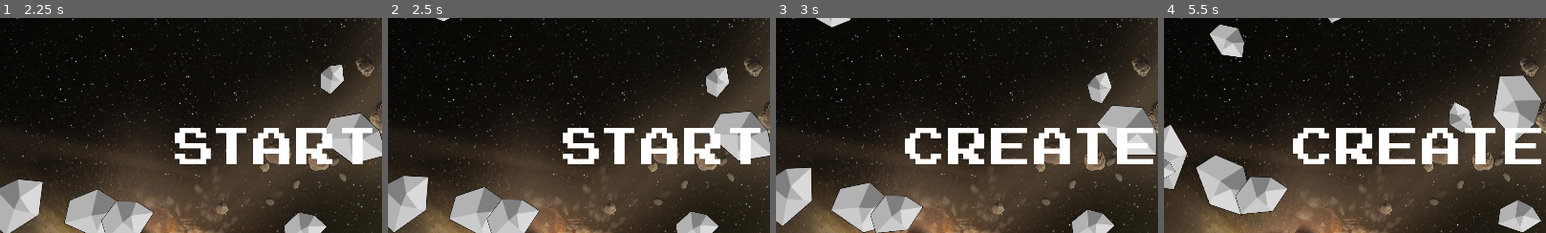
Above: before the commit, frames 1-4 (left to right).
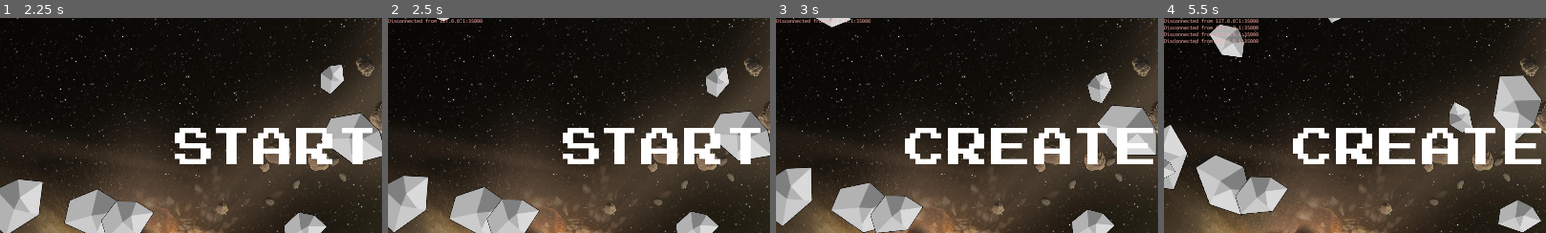
Above: after the commit, the same moments.

Repository: PapiCZ/kiv_ups
Game: Godot game, scene res://Game.tscn
The game is run twice, just before and just after one commit, with the same random seed, the same clock (stepped at 60 frames per second) and the same inputs.
Inputs (mouse positions are % of the whole screen's width and height, from its top left):
- Up to frame 1 (2.25 s): click (50, 54) at 0.52 s; type "Alex" at 0.6 s; click "Login" at 1.25 s; click "Start game" at 2 s
- Up to frame 2 (2.5 s): no input
- Up to frame 3 (3 s): click "Create lobby" at 2.75 s
- Up to frame 4 (5.5 s): click (50, 54) at 3.52 s; type "Alex" at 3.6 s; click "Create lobby" at 4.25 s; click "Create lobby" at 5 s
The pictures show only the part of the screen within x 0-50%, y 0-50%; the shares and areas given below are measured in that part.

Frame 1 is identical in both runs. In frame 2, 0.3% of the frame differs, in the area x 0-25%, y 0-3%; in frame 3, 0.2%; in frame 4, 1.0%, in the area x 0-25%, y 0-12%.

Commit message:
small changes

Diff:
--- a/client/networking/GameProtocol.gd
+++ b/client/networking/GameProtocol.gd
@@ -40,6 +40,8 @@
 
 	# Read JSON len
 	var json_len_ascii = read_ascii_number_until_delimiter(buff, offset)
+	if json_len_ascii[0] == null:
+		return [null, null]
 	offset += json_len_ascii[0]
 	var json_len = int(json_len_ascii[1].get_string_from_utf8())
 
@@ -49,6 +51,8 @@
 
 	# Read request ID
 	var request_id_ascii = read_ascii_word_until_delimiter(buff, offset)
+	if request_id_ascii[0] == null:
+		return [null, null]
 	offset += request_id_ascii[0]
 	var request_id = request_id_ascii[1].get_string_from_utf8()
 
--- a/client/networking/Network.gd
+++ b/client/networking/Network.gd
@@ -136,10 +136,14 @@
 				buff = PoolByteArray()
 
 func set_auth_data(username):
+	mutex.lock()
 	self.username = username
+	mutex.unlock()
 
 func auth():
+	mutex.lock()
 	send({"name": username}, MessageTypes.AUTHENTICATE)
+	mutex.unlock()
 
 func start_thread(host, port):
 	print("Spawned new network thread")
@@ -163,11 +167,13 @@
 	network_ok()
 	auth()
 
+	mutex.lock()
 	KeepAliveTimer = Timer.new()
 	add_child(KeepAliveTimer)
 	KeepAliveTimer.set_wait_time(KEEP_ALIVE_INVERVAL)
 	KeepAliveTimer.connect("timeout", self, "_on_KeepAliveTimer_timeout")
 	KeepAliveTimer.start()
+	mutex.unlock()
 
 	recv_message_loop()
 
@@ -178,12 +184,6 @@
 	client.disconnect_from_host()
 	network_error()
 
-func reconnect():
-	_kill_thread = true
-	thread.wait_to_finish()
-	_kill_thread = false
-	print("Killed network thread")
-
 	for pr in pending_requests.values():
 		pr._timeout_timer.stop()
 		remove_child(pr._timeout_timer)
@@ -195,6 +195,9 @@
 		remove_child(KeepAliveTimer)
 		KeepAliveTimer = null
 
+func reconnect():
+	stop()
+	print("Killed network thread")
 	self.start_thread(host, port)
 
 func _on_KeepAliveTimer_timeout():
